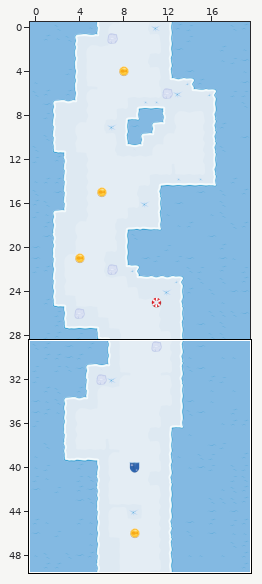
Two states of a Tiled map, android/assets/maps/blockA_A_1.tmx. The first picture is a wide view before the edit; the outline marks the close-up.
Close-up. Before the edit:
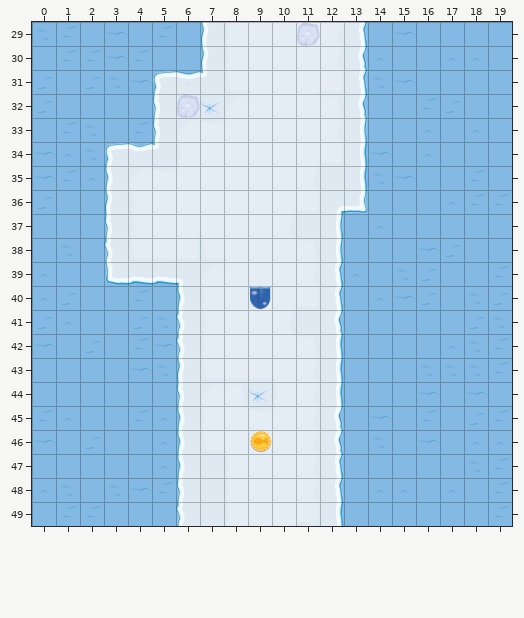
Cells are 160x160 px. Shown: x 0..19, y 29..49. The commit also changed other parts of the map, which this record leaves out.
After:
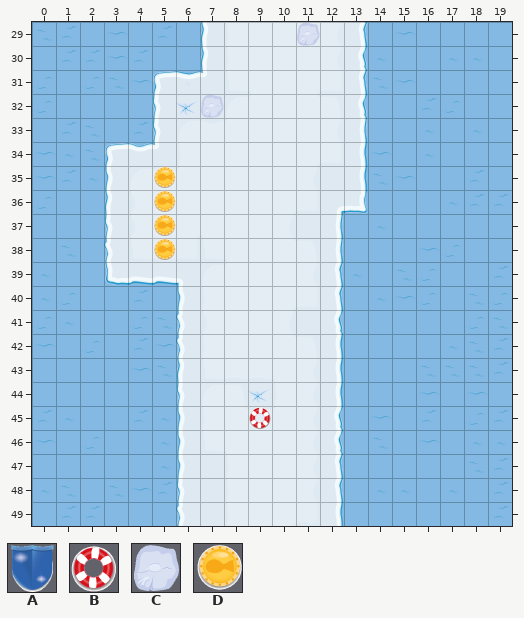
Key: from "Map v2": A 70, B 71, C 72, D 73.
_ is an empty cell.
Diff:
Layer "PickUps":
y 35..38: x 5 _ -> D
y 40: x 9 A -> _
y 45: x 9 _ -> B
y 46: x 9 D -> _
Layer "Obstacles":
y 32: x 6..7 C_ -> _C
Where, in picture pixels (left, top, right, bottom), the same in both close-ups:
changed: (177, 95, 224, 118)
added: (154, 166, 176, 261)
removed: (249, 286, 271, 310)
changed: (249, 407, 272, 453)
